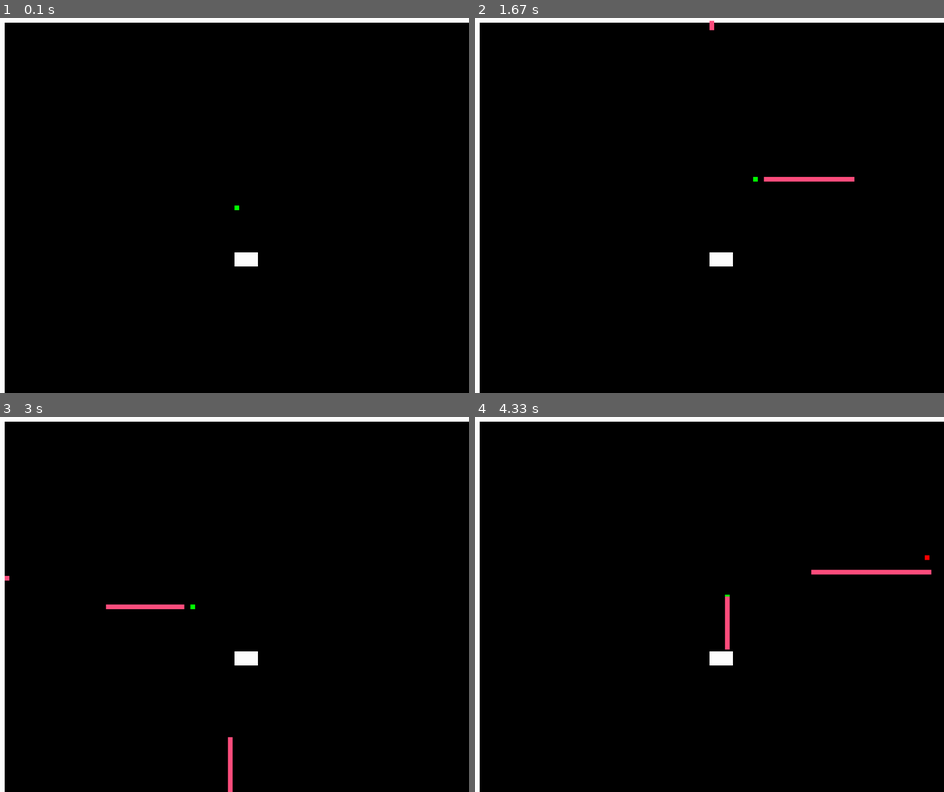
Above: before the commit, frames 1-4 (two rows, left to right).
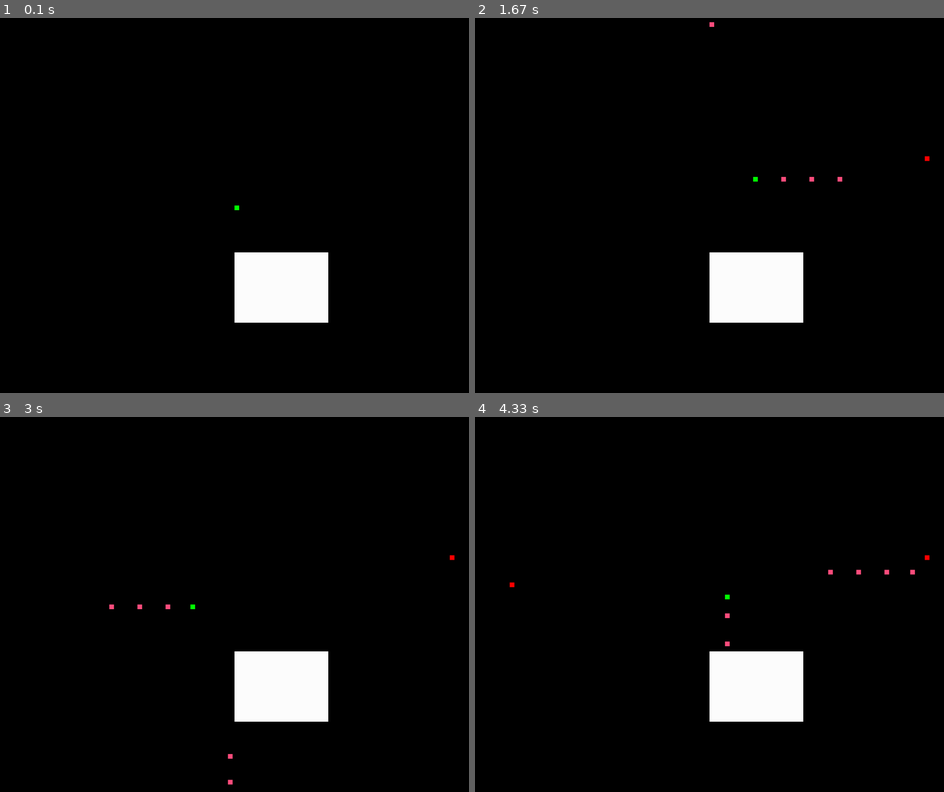
Above: after the commit, the same moments.

Repository: DominantaDev/battlepygame
Game: pygame game, started from main.py
Two runs of this game, one before a commit and one after it. Both use one fixed random seed, a clock stepped at 60 frames per second and the inputs below.
Inputs:
- Up to frame 1 (0.1 s): no input
- Up to frame 2 (1.67 s): hold Right 0.33-0.8 s; hold Up 0.83-1.13 s; hold W 0.83-1.13 s; hold Right 1.17-1.63 s; hold D 1.17-1.63 s
- Up to frame 3 (3 s): hold Left 1.67-2.2 s; hold A 1.67-2.2 s; hold Down 2.23-2.53 s; hold S 2.23-2.53 s; hold Left 2.57-2.97 s; hold A 2.57-2.97 s
- Up to frame 4 (4.33 s): hold Up 3-3.37 s; hold W 3-3.37 s; hold Right 3.4-4.03 s; hold D 3.4-4.03 s; hold Down from 4.07 s (still down); hold S from 4.07 s (still down)

The runs differ from the first frame. In frame 1, 5.8% of the frame differs, in the area x 0-100%, y 0-100%; in frame 2, 6.1%; in frame 3, 6.1%; in frame 4, 6.3%.

Commit message:
0.2.3 - класс оружия, обновлённая система стрельбы, изменения баланса, обновление системы регистрации столкновений врагов и пуль, система команд, колючесть

Diff:
--- a/classes/action.py
+++ b/classes/action.py
@@ -32,4 +32,5 @@
     ):
         ent_trans = ent.GetComponent(EC.TRANSFORM)
 
-        Fabric.create_bullet(ent, (target-ent_trans.pos).norm())
+        Fabric.create_bullet(
+            ent, (target-ent_trans.pos).norm(), ent.GetComponent(EC.TEAM).num)
--- a/classes/enum_components.py
+++ b/classes/enum_components.py
@@ -13,3 +13,6 @@
     TRANSFORM = auto()
     VELOCITY = auto()
     MATERIAL = auto()
+    TEAM = auto()
+    WEAPONCOMP = auto()
+    SHARPNESS = auto()
--- a/classes/fabric.py
+++ b/classes/fabric.py
@@ -1,5 +1,7 @@
 from classes.enum_components import EC
 from classes.enums import ColInterType
+from classes.weapon import Weapon
+from components import team
 from components.ai import AI
 from components.collider import Collider
 from components.material import Material
@@ -7,7 +9,10 @@
 from components.hp import HP
 from components.input import Input
 from components.movement import Movement
+from components.sharpness import Sharpness
+from components.team import Team
 from components.velocity import Velocity
+from components.weapon_comp import WeaponComp
 from vector2 import Vector2
 
 from classes.object import Object
@@ -28,7 +33,11 @@
             Render(GREEN),
             Velocity(Vector2(0, 0)),
             Collider(),
-            Material(ColInterType.NORMAL)
+            Material(ColInterType.NORMAL),
+            Team(0),
+            WeaponComp(Weapon(
+                20, 50, 20, 150
+            ))
         ])
         return obj
 
@@ -37,19 +46,22 @@
         obj.AddComponents([
             Transform(Vector2.Randomize(
                 0, 1, [WIDTH, HEIGHT]), Vector2(CEIL, CEIL)),
-            Movement(150),
-            HP(50),
+            Movement(250),
+            HP(100),
             Render(RED),
-            AI(200, [player_obj]),
+            AI(300, [player_obj]),
             Velocity(Vector2(0, 0)),
             Collider(),
-            Material(ColInterType.NORMAL)
+            Material(ColInterType.NORMAL),
+            Team(1),
+            Sharpness(20, 20)
         ])
         return obj
 
     def create_bullet(
             parent_obj: Object,
-            veloc: Vector2
+            veloc: Vector2,
+            team_num: int
     ):
         obj = Object()
         obj.AddComponents([
@@ -59,7 +71,9 @@
             Render(PINK),
             Velocity(veloc),
             Collider(),
-            Material(ColInterType.FRAGILE)
+            Material(ColInterType.FRAGILE),
+            Team(team_num),
+            Sharpness(20, 20)
         ])
         return obj
 
--- a/classes/object.py
+++ b/classes/object.py
@@ -65,5 +65,6 @@
         return all([self.HasComponent(x) for x in component_type_list])
 
     def DELETEOBJ(self):
-        Object.ALL.remove(self)
+        if self in Object.ALL:
+            Object.ALL.remove(self)
         del self
--- /dev/null
+++ b/classes/weapon.py
@@ -0,0 +1,17 @@
+from classes.object import Object
+
+
+class Weapon:
+    def __init__(
+        self,
+        dmg: float = 10,
+        range: float = 50,
+        knockback: float = 20,
+        cooldown: float = 300
+    ):
+        self.dmg = dmg
+        self.range = range
+        self.knockback = knockback
+        self.cooldown = cooldown
+
+        self.done = True
--- a/components/ai.py
+++ b/components/ai.py
@@ -19,3 +19,5 @@
         self.radius = radius
         self.victims = victims
         self.action = action
+
+        self.stunning = False
--- /dev/null
+++ b/components/sharpness.py
@@ -0,0 +1,17 @@
+from classes.enum_components import EC
+from components.component import Component
+from vector2 import Vector2
+
+
+class Sharpness(Component):
+    _name = EC.SHARPNESS
+
+    def __init__(
+        self,
+        dmg: float = 20,
+        imp: float = 20
+    ):
+        super().__init__(type(self)._name)
+
+        self.dmg = dmg
+        self.imp = imp
--- /dev/null
+++ b/components/team.py
@@ -0,0 +1,15 @@
+from classes.enum_components import EC
+from components.component import Component
+
+
+class Team(Component):
+    _name = EC.TEAM
+
+    def __init__(
+        self,
+        num: int
+    ):
+        """color буквально цвет команды"""
+        super().__init__(type(self)._name)
+
+        self.num = num
--- /dev/null
+++ b/components/weapon_comp.py
@@ -0,0 +1,17 @@
+from classes.enum_components import EC
+from classes.weapon import Weapon
+from components.component import Component
+
+from classes.object import Object
+
+
+class WeaponComp(Component):
+    _name = EC.WEAPONCOMP
+
+    def __init__(
+            self,
+            main: Weapon
+    ):
+        super().__init__(type(self)._name)
+
+        self.main = main
--- a/main.py
+++ b/main.py
@@ -1,6 +1,6 @@
 # Импорты
 import pygame
-from classes.enum_components import EC
+from classes.enum_components import *
 from classes.fabric import Fabric
 from classes.object import Object
 import consts
@@ -36,27 +36,27 @@
 world.dt = 0
 
 Fabric.create_wall(Vector2(50*world.CEIL, 50*world.CEIL),
-                   Vector2(world.CEIL*5, world.CEIL*3))
+                   Vector2(world.CEIL*20, world.CEIL*15))
 Fabric.create_wall(
-    Vector2(0, 0),
-    Vector2(world.WIDTH, world.CEIL)
+    Vector2(0, 0-world.CEIL*10),
+    Vector2(world.WIDTH, world.CEIL*10)
 )
 Fabric.create_wall(
     Vector2(0, world.HEIGHT),
-    Vector2(world.WIDTH, world.CEIL)
+    Vector2(world.WIDTH, world.CEIL*10)
 )
 Fabric.create_wall(
-    Vector2(0, 0),
-    Vector2(world.CEIL, world.HEIGHT)
+    Vector2(0-world.CEIL*10, 0),
+    Vector2(world.CEIL*10, world.HEIGHT)
 )
 Fabric.create_wall(
     Vector2(world.WIDTH, 0),
-    Vector2(world.CEIL, world.HEIGHT)
+    Vector2(world.CEIL*10, world.HEIGHT)
 )
 
 start_game_time = pygame.time.get_ticks()
 
-enemy_spawn_timer = Timer(3000, start_game_time,
+enemy_spawn_timer = Timer(1500, start_game_time,
                           lambda: Fabric.create_enemy(player), infinity=True)
 while run:
     world.dt = clock.tick(world.FPS) / 1000
--- a/systems/ai_system.py
+++ b/systems/ai_system.py
@@ -21,13 +21,14 @@
         ai_comp.action = Action.Idle
         vel_comp.value = Vector2(0, 0)
 
-        for vict in Object.ALL:
-            if vict.HasComponent(EC.TRANSFORM):
-                if vict in ai_comp.victims:
-                    if (vict.GetComponent(EC.TRANSFORM).pos - trans_comp.pos).len <= ai_comp.radius:
-                        if hp_comp.value <= 25:
-                            Action.RunAway(entity, vict)
+        if not ai_comp.stunning:
+            for vict in Object.ALL:
+                if vict.HasComponent(EC.TRANSFORM):
+                    if vict in ai_comp.victims:
+                        if (vict.GetComponent(EC.TRANSFORM).pos - trans_comp.pos).len <= ai_comp.radius:
+                            if hp_comp.value <= 25:
+                                Action.RunAway(entity, vict)
+                                return
+
+                            Action.Chase(entity, vict)
                             return
-
-                        Action.Chase(entity, vict)
-                        return
--- a/systems/collider_system.py
+++ b/systems/collider_system.py
@@ -1,11 +1,13 @@
 from classes.enum_components import EC
 from classes.enums import ColInterType
 from classes.object import Object
+from classes.timer import Timer
 from components.damage import Damage
 from components.impulse import Impulse
 from systems.system import System
 from vector2 import Vector2
 from world import CEIL
+import world
 
 
 class ColliderSystem(System):
@@ -16,22 +18,27 @@
         vel_comp = ent.GetComponent(EC.VELOCITY)
         coll_comp = ent.GetComponent(EC.COLLIDER)
         trans_comp = ent.GetComponent(EC.TRANSFORM)
+        hp_comp = ent.GetComponent(EC.HP)
         ai_comp = ent.GetComponent(EC.AI)
         mat_comp = ent.GetComponent(EC.MATERIAL)
+        team_comp = ent.GetComponent(EC.TEAM)
+        sharp_comp = ent.GetComponent(EC.SHARPNESS)
 
         if None in (vel_comp, trans_comp, coll_comp):
             return
 
-        if ai_comp:
-            for i in ai_comp.victims:
-                i_col_comp = i.GetComponent(EC.COLLIDER)
-                i_trans_comp = i.GetComponent(EC.TRANSFORM)
-                if None not in (i_col_comp, i_trans_comp):
-                    if ColliderSystem.Check(ent, i)[bool]:
-                        if not i.GetComponent(EC.HP).invul_status:
-                            i.PinComponent(Damage(10))
-                            i.AddComponent(
-                                Impulse(i_trans_comp.pos-trans_comp.pos, 40))
+        # if ai_comp:
+        #     for i in ai_comp.victims:
+        #         i_col_comp = i.GetComponent(EC.COLLIDER)
+        #         i_trans_comp = i.GetComponent(EC.TRANSFORM)
+        #         if None not in (i_col_comp, i_trans_comp):
+        #             if ColliderSystem.Check(ent, i)[bool]:
+        #                 if mat_comp.thorny:
+        #                     if not i.GetComponent(EC.HP).invul_status:
+        #                         if team_comp not in (None, i.GetComponent(EC.TEAM)):
+        #                             i.PinComponent(Damage(10))
+        #                             i.AddComponent(
+        #                                 Impulse(i_trans_comp.pos-trans_comp.pos, 40))
 
         for i in Object.ALL:
             if i.GetComponent(EC.COLLIDER).static:
@@ -49,7 +56,23 @@
                                 ),
                                 key=lambda v: abs(v.x) + abs(v.y)
                             )
-                        elif mat_comp.intertype == ColInterType.FRAGILE:
+                        if mat_comp.intertype == ColInterType.FRAGILE:
+                            ent.DELETEOBJ()
+            if sharp_comp:
+                i_hp_comp = i.GetComponent(EC.HP)
+                i_team_comp = i.GetComponent(EC.TEAM)
+                i_ai_comp = i.GetComponent(EC.AI)
+                if None not in (i_hp_comp, i_team_comp):
+                    if ColliderSystem.Check(ent, i)[bool] and team_comp.num != i_team_comp.num:
+                        if not i_hp_comp.invul_status:
+                            i.PinComponent(Damage(sharp_comp.dmg))
+                            i.AddComponent(Impulse(i.GetComponent(
+                                EC.TRANSFORM).pos-trans_comp.pos, sharp_comp.imp))
+                            if None != i_ai_comp and not i_ai_comp.stunning:
+                                i_ai_comp.stunning = True
+                                Timer(1000, world.now, lambda comp=i_ai_comp: setattr(
+                                    comp, "stunning", False))
+                        if mat_comp.intertype == ColInterType.FRAGILE:
                             ent.DELETEOBJ()
 
     @staticmethod
@@ -65,6 +88,11 @@
                 (tr.pos+tr.scale)-tr2.pos
             )
             z = 0
+            if ColInterType.GHOST in (second.GetComponent(EC.MATERIAL).intertype, first.GetComponent(EC.MATERIAL).intertype):
+                return {
+                    tuple: (1000, 1000),
+                    bool: False
+                }
             return {
                 tuple: a,
                 bool: a[0]-Vector2(z, z) < Vector2(0, 0) < a[1]+Vector2(z, z)
--- a/systems/hp_system.py
+++ b/systems/hp_system.py
@@ -14,4 +14,4 @@
         if hp_comp != None:
             if hp_comp.value <= 0:
                 entity.DELETEOBJ()
-                world.screen_color = consts.WHITE
+                print(f"{entity} убит")
--- a/systems/input_system.py
+++ b/systems/input_system.py
@@ -1,9 +1,12 @@
 from classes.action import Action
 from classes.enum_components import EC
+from classes.fabric import Fabric
+from classes.timer import Timer
 from input_event import InputEvent
 from systems.system import System
 from classes.object import Object
 from vector2 import Vector2
+import world
 
 
 class InputSystem(System):
@@ -13,17 +16,24 @@
     ):
         inp_comp = entity.GetComponent(EC.INPUT)
         vel_comp = entity.GetComponent(EC.VELOCITY)
+        weap_comp = entity.GetComponent(EC.WEAPONCOMP)
 
         sht_x_ev = InputEvent.getAxis("shoot_x")
         sht_y_ev = InputEvent.getAxis("shoot_y")
 
-        if None in (inp_comp, vel_comp):
+        if None in (inp_comp, vel_comp, weap_comp):
             return
 
         vel_comp.value = Vector2(InputEvent.getAxis("move_x"),
                                  InputEvent.getAxis("move_y"))
         if sht_x_ev != 0 or sht_y_ev != 0:
-            Action.Shoot(entity, entity.GetComponent(EC.TRANSFORM).pos + Vector2(
-                sht_x_ev,
-                sht_y_ev
-            ))
+            # Action.Shoot(entity, entity.GetComponent(EC.TRANSFORM).pos + Vector2(
+            #     sht_x_ev,
+            #     sht_y_ev
+            # ))
+            if weap_comp.main.done:
+                Fabric.create_bullet(entity, Vector2(
+                    sht_x_ev, sht_y_ev), entity.GetComponent(EC.TEAM).num)
+                weap_comp.main.done = False
+                Timer(weap_comp.main.cooldown, world.now,
+                      lambda: setattr(weap_comp.main, "done", True))
